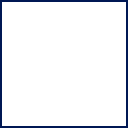
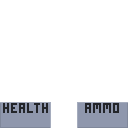
Comparing the layer stacks of the two 128x128 images. Changes:
added layer "Layer 2" above "Layer 1" over [0, 102, 128, 128]
hid "Layer 1" over [0, 0, 128, 128]
